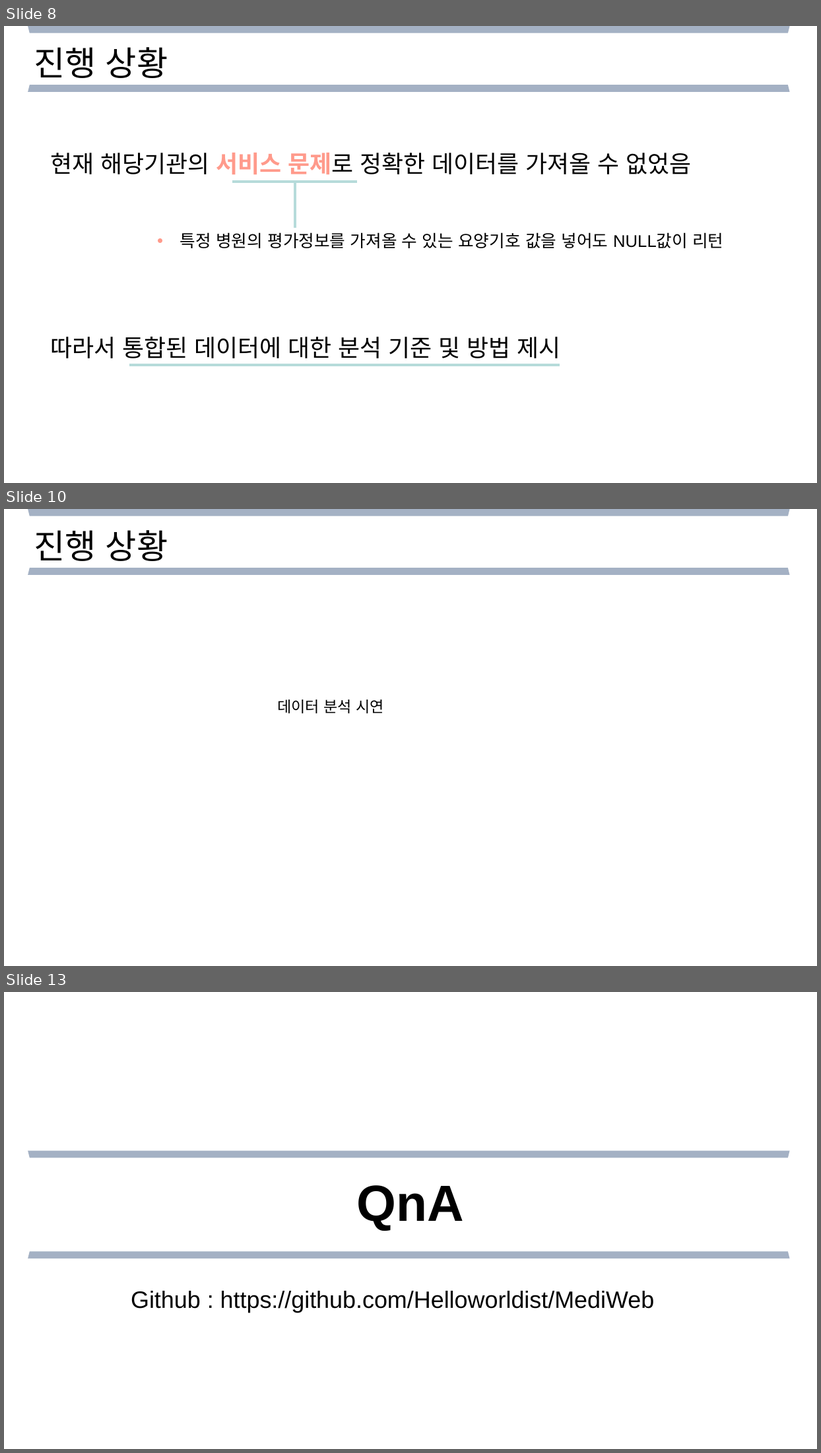
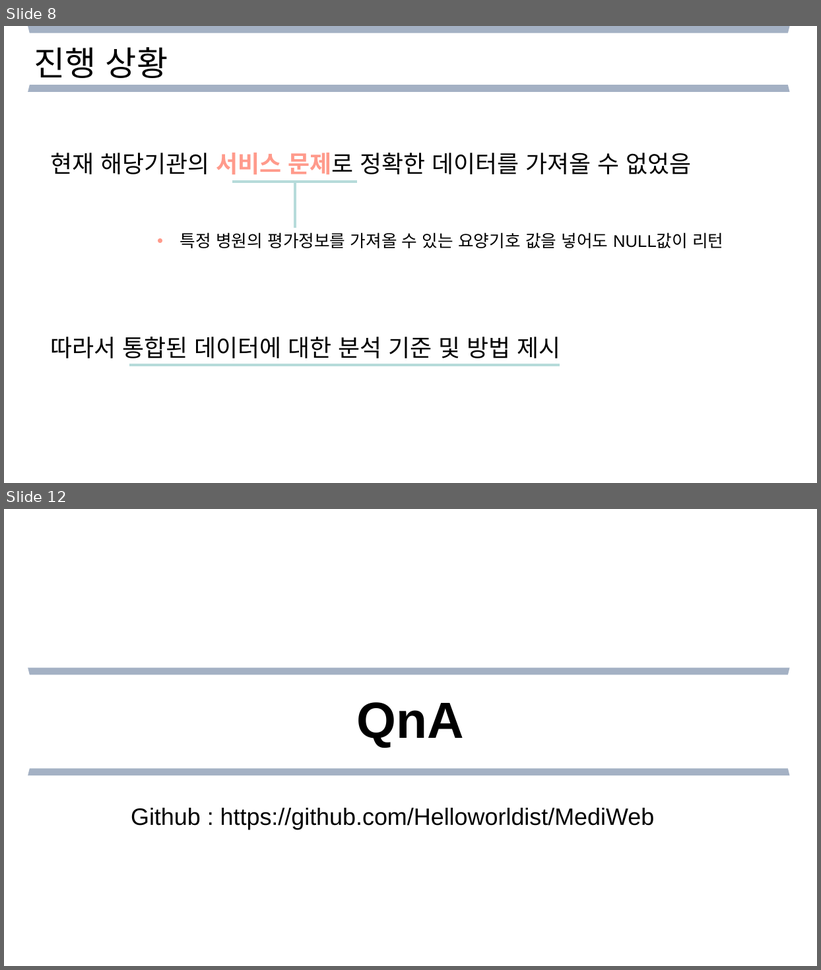
Before and after one commit to Helloworldist/MediWeb, a slide deck: ppt/4주차 발표_3조.pptx. Shown one above the other, each under a label of ours: slides 8, 10 and 13 before the commit, slides 8 and 12 after it; the slides between them are not shown. The pictures are 821x1453 and 821x970 pixels, drawn with LibreOffice and Linux fonts; fonts in the diff are those of the drawing. Boxes give left, top, right and bottom in pixels: in the first picture for what was removed or moved away, otherwise in the second. Text is boxed around its words. In the diff, an @@ line names an element or a change of style, - is before the commit and + after.

```diff
--- a/ppt/4주차 발표_3조.pptx
+++ b/ppt/4주차 발표_3조.pptx
@@ slide 10 removed at bbox=[4, 509, 817, 966], background #FFFFFF @@
@@ trapezoid removed at bbox=[28, 509, 789, 516] @@
@@ text removed at bbox=[34, 530, 168, 561] @@
-진행 상황
@@ trapezoid removed at bbox=[28, 568, 789, 575] @@
@@ text removed at bbox=[277, 700, 384, 714] @@
-데이터 분석 시연
@@ what was slide 13 is now slide 12 @@
```
Also in this commit, not shown: 3 slides changed.
